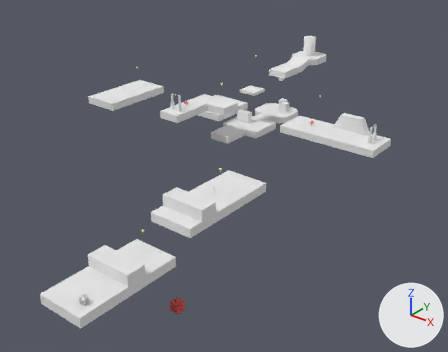
Renders of the Blender file etc/blend/levels/Air.blend from each side of a commit.
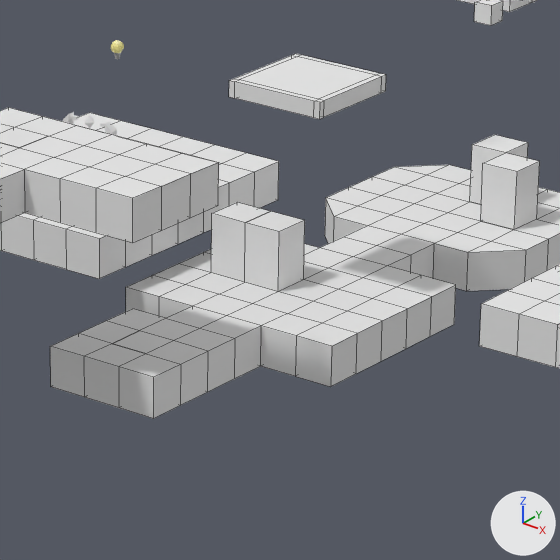
Each version is shown whole from a 50 mm camera at (33.9, -35.1, 30.9) aimed at (-11.8, 21.9, -4.4), then close up on the part from 45% to 65% of the width and 22% to 47% of the height. The axes (+X, +Y, +Z) are drawn at lower right. The lights are the same throughout. The close-ups show mesh edges as thin lines.

Objects in the first close-up: 'Air_b1', 'Air_b10', 'Air_b2.001', 'Air_b3', 'Air_b8', 'Air_b9', 'Crate', 'Crate.002', 'Crate.003', 'Crate.004', 'Teleporter'.
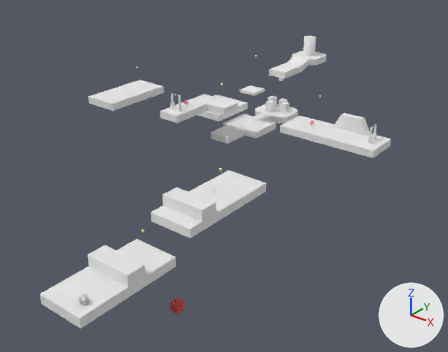
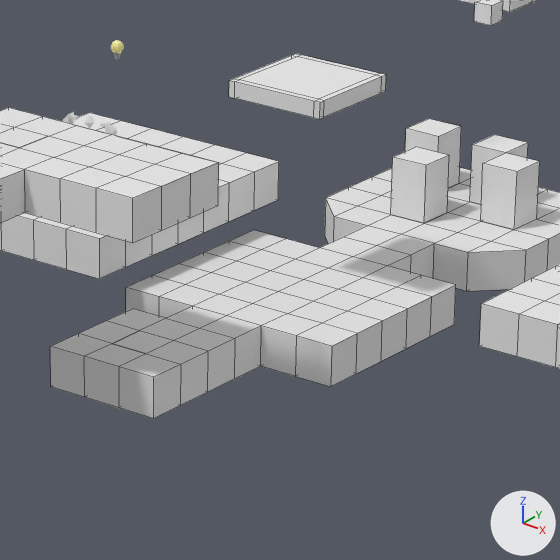
What differs and where, as boxes (x1, y1, x2, y2) in the close-ups (560 x 560 px):
'Crate', moved: before (245, 211, 305, 292); after (391, 147, 449, 223)
'Crate.002', moved: before (211, 202, 270, 282); after (405, 119, 461, 188)

What changed in the scene script:
```text
Change ob_crate_002:
    ob_crate_002.location: (-18.5, 34.5, -1.25) -> (-18.5, 42.5, -1.25)
Change ob_crate:
    ob_crate.location: (-17.5, 34.5, -1.25) -> (-17.5, 40.5, -1.25)
```
